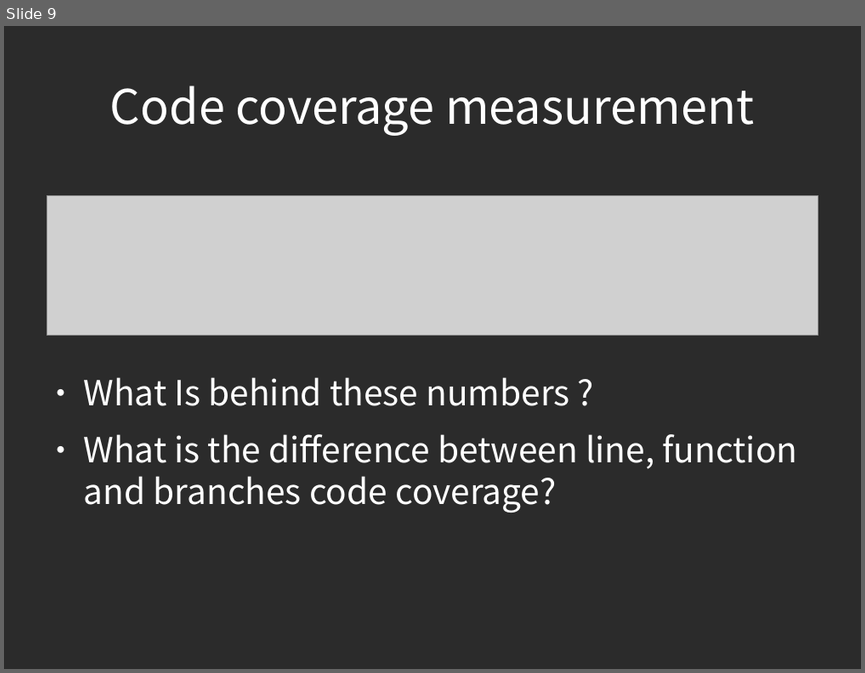
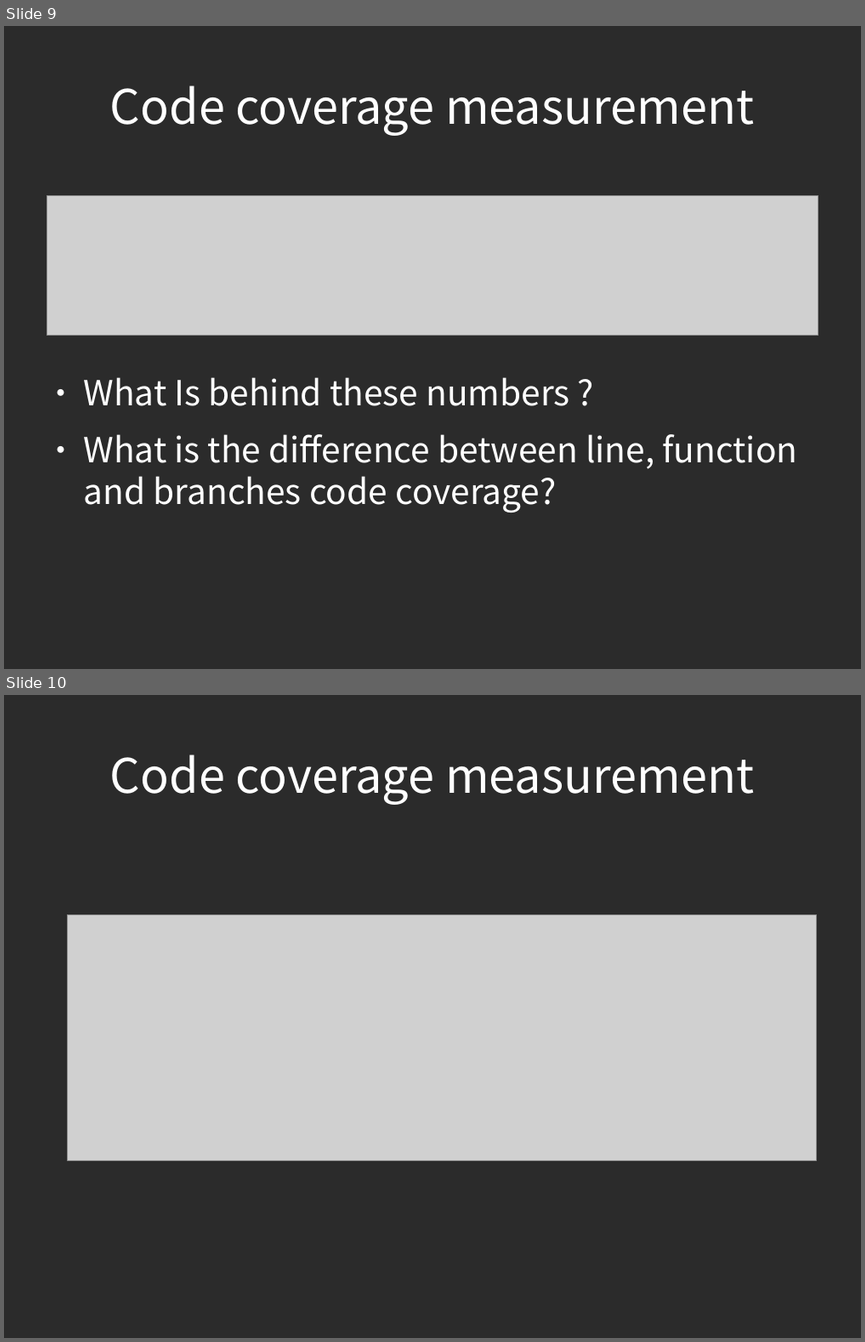
Before and after one commit to piotrek24061988/AutomaticTesting, a slide deck: module1/doc/AutomatedTesting.odp. Shown one above the other, each under a label of ours: slide 9 before the commit, slides 9 and 10 after it. The pictures are 865x673 and 865x1342 pixels, drawn with LibreOffice and Linux fonts; fonts in the diff are those of the drawing; grey boxes stand for pictures; background and template pictures are left out; a plain dark background stands for a picture behind light text. Boxes give left, top, right and bottom in pixels: in the first picture for what was removed or moved away, otherwise in the second. Text is boxed around its words. In the diff, an @@ line names an element or a change of style, - is before the commit and + after.

Commit message:
doc update

```diff
--- a/module1/doc/AutomatedTesting.odp
+++ b/module1/doc/AutomatedTesting.odp
@@ slide 10 added at (x1=4, y1=695, x2=861, y2=1338), background picture (left out) @@
@@ title added at (x1=110, y1=755, x2=754, y2=805), 44 pt, text #FFFFFF @@
+Code coverage measurement
@@ picture added at (x1=68, y1=914, x2=817, y2=1160) @@
```
